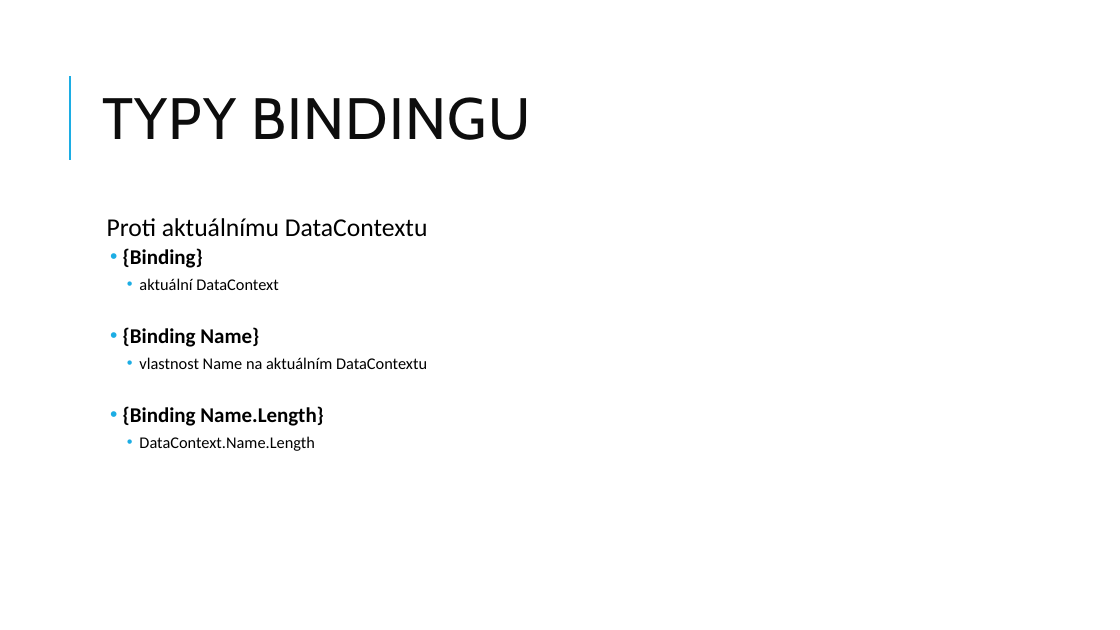
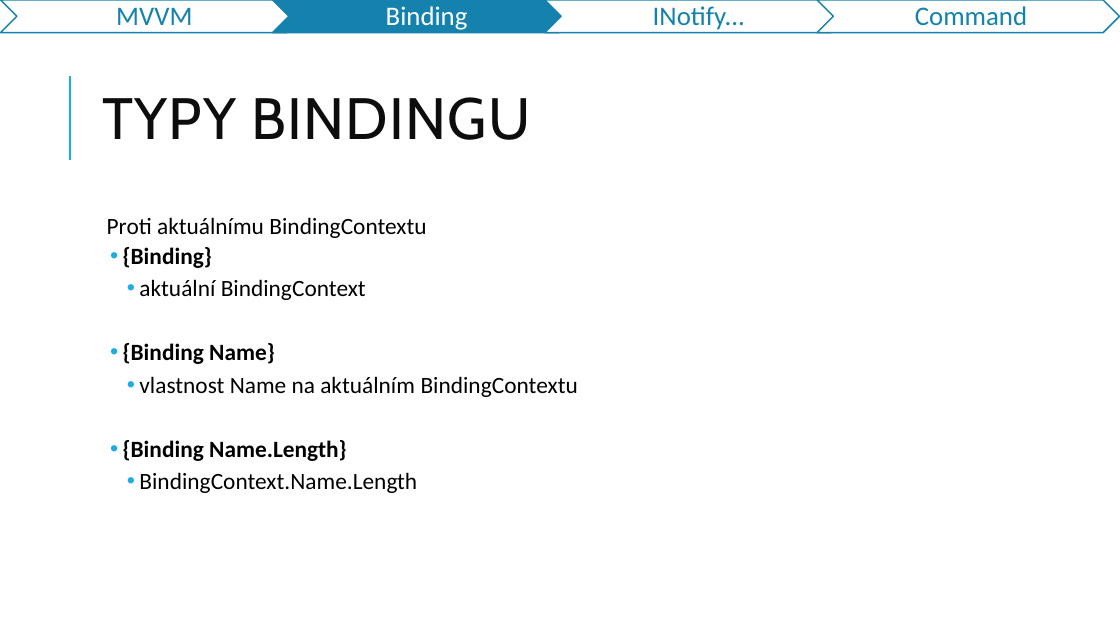
Before and after one commit to jasho/pv239-maui, a slide deck: slide 7 of 03_MVVM/PV239-Xamarin-03_MVVM.pptx (slide 6 before the commit). Drawn at 1120x630 pixels with LibreOffice and Linux fonts; fonts in the diff are those of the drawing. Boxes give left, top, right and bottom in pixels: in the first picture for what was removed or moved away, otherwise in the second. Text is boxed around its words. In the diff, an @@ line names an element or a change of style, - is before the commit and + after.

Commit message:
Updated presentation for lab 03

```diff
--- a/03_MVVM/PV239-Xamarin-03_MVVM.pptx
+++ b/03_MVVM/PV239-Xamarin-03_MVVM.pptx
@@ group added at (x1=1, y1=0, x2=1120, y2=33): 4 chevrons, 4 texts @@
+MVVM
+Binding
+INotify...
+Command
@@ text at (x1=107, y1=217, x2=426, y2=238): text changed; size 22 to 20 pt @@
-  Proti aktuálnímu DataContextu
+  Proti aktuálnímu BindingContextu
@@ text at (x1=123, y1=247, x2=347, y2=461): size 18 to 20 pt in "{Binding}", "{Binding Name}", "{Binding Name.Length}" @@
@@ text at (x1=139, y1=279, x2=366, y2=300): text changed; size 14 to 20 pt @@
-    • aktuální DataContext
+    • aktuální BindingContext
@@ text at (x1=139, y1=376, x2=578, y2=397): text changed; size 14 to 20 pt @@
-    • vlastnost Name na aktuálním DataContextu
+    • vlastnost Name na aktuálním BindingContextu
@@ text at (x1=139, y1=472, x2=417, y2=493): text changed; size 14 to 20 pt @@
-    • DataContext.Name.Length
+    • BindingContext.Name.Length
```
Also in this commit, not shown: 11 other slides changed, 8 slides added, 2 slides removed, 1 other file.
